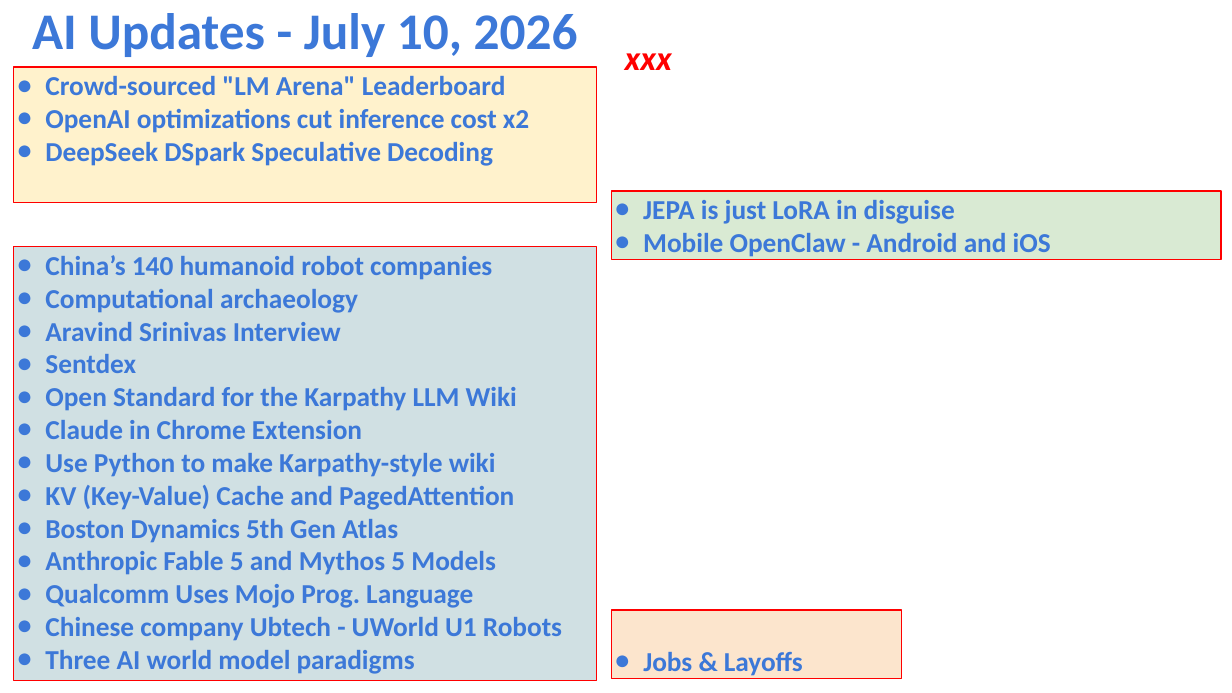
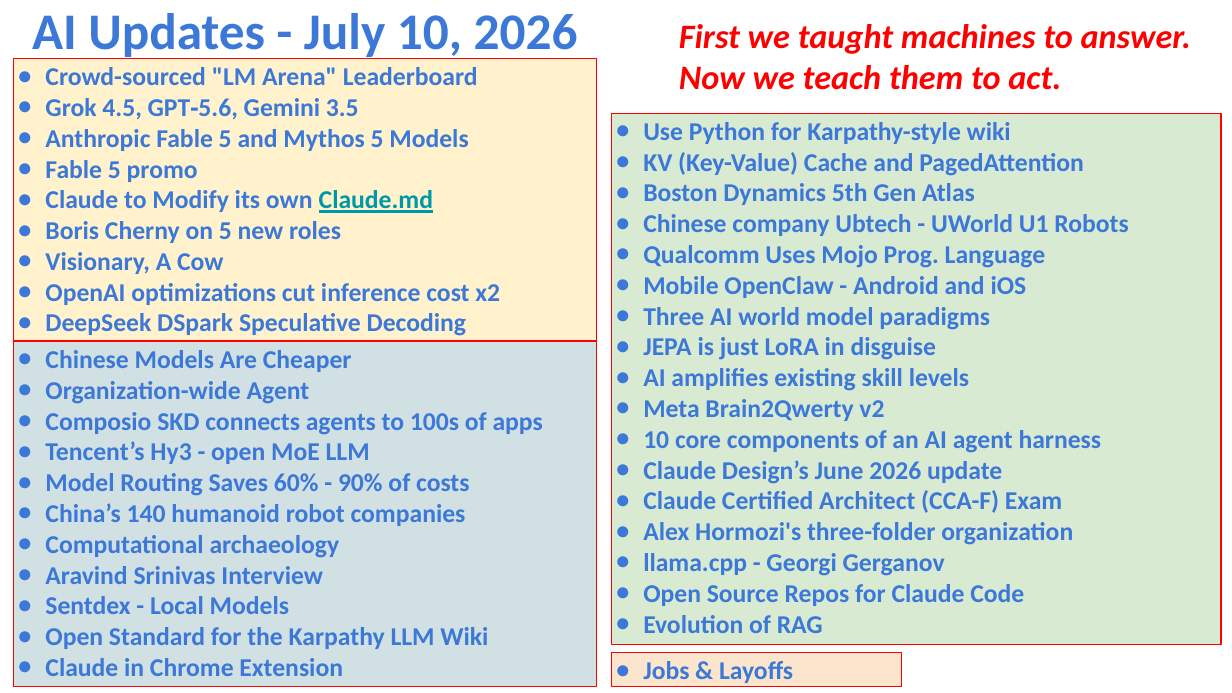
Before and after one commit to lselector/seminar, a slide deck: slide 1 of 2026/2026-07-10-AI-Updates.pptx. Drawn at 1232x693 pixels with LibreOffice and Linux fonts; fonts in the diff are those of the drawing. Boxes give left, top, right and bottom in pixels: in the first picture for what was removed or moved away, otherwise in the second. Text is boxed around its words. In the diff, an @@ line names an element or a change of style, - is before the commit and + after.

Commit message:
update

```diff
--- a/2026/2026-07-10-AI-Updates.pptx
+++ b/2026/2026-07-10-AI-Updates.pptx
@@ text at bbox=[679, 24, 1192, 90]: text changed @@
-xxx
+First we taught machines to answer. Now we teach them to act.
@@ rectangle "Crowd-sourced "LM Arena" Leaderboard": place and size @@
-rectangle "Crowd-sourced "LM Arena" Leaderboard" at bbox=[14, 68, 598, 203]
+rectangle "Crowd-sourced "LM Arena" Leaderboard" at bbox=[14, 59, 598, 341]
@@ text in rectangle at bbox=[45, 67, 500, 336]: size 16 to 15 pt in "Crowd-sourced "LM Arena" Leaderboard", "OpenAI optimizations cut inference cost x2", "DeepSeek DSpark Speculative Decoding"; indent changed @@
@@ text in rectangle at bbox=[45, 98, 468, 274]: paragraphs added @@
+● Grok 4.5, GPT‑5.6, Gemini 3.5
+● Anthropic Fable 5 and Mythos 5 Models
+● Fable 5 promo
+● Claude to Modify its own Claude.md
+● Boris Cherny on 5 new roles
+● Visionary, A Cow
@@ rectangle "Use Python for Karpathy-style wiki": place and size @@
-rectangle "Use Python for Karpathy-style wiki" at bbox=[611, 191, 1221, 260]
+rectangle "Use Python for Karpathy-style wiki" at bbox=[611, 113, 1221, 644]
@@ text in rectangle at bbox=[643, 122, 1128, 330]: paragraphs added @@
+● Use Python for Karpathy-style wiki
+● KV (Key-Value) Cache and PagedAttention
+● Boston Dynamics 5th Gen Atlas
+● Chinese company Ubtech - UWorld U1 Robots
+● Qualcomm Uses Mojo Prog. Language
+● Mobile OpenClaw - Android and iOS
+● Three AI world model paradigms
@@ rectangle "Chinese Models Are Cheaper": place and size @@
-rectangle "Chinese Models Are Cheaper" at bbox=[14, 246, 598, 680]
+rectangle "Chinese Models Are Cheaper" at bbox=[14, 341, 598, 686]
@@ text in rectangle at bbox=[45, 350, 543, 496]: paragraphs added @@
+● Chinese Models Are Cheaper
+● Organization-wide Agent
+● Composio SKD connects agents to 100s of apps
+● Tencent’s Hy3 - open MoE LLM
+● Model Routing Saves 60% - 90% of costs
@@ text in rectangle at bbox=[643, 337, 937, 360]: size 16 to 15 pt in "JEPA is just LoRA in disguise"; indent changed @@
@@ text in rectangle at bbox=[643, 368, 1102, 633]: text changed; size 16 to 15 pt @@
-● Mobile OpenClaw - Android and iOS
+● AI amplifies existing skill levels
+● Meta Brain2Qwerty v2
+● 10 core components of an AI agent harness
+● Claude Design’s June 2026 update
+● Claude Certified Architect (CCA-F) Exam
+● Alex Hormozi's three-folder organization
+● llama.cpp - Georgi Gerganov
+● Open Source Repos for Claude Code
+● Evolution of RAG
@@ text in rectangle at bbox=[45, 453, 562, 674]: paragraphs removed @@
-● Use Python to make Karpathy-style wiki
-● KV (Key-Value) Cache and PagedAttention
-● Boston Dynamics 5th Gen Atlas
-● Anthropic Fable 5 and Mythos 5 Models
-● Qualcomm Uses Mojo Prog. Language
-● Chinese company Ubtech - UWorld U1 Robots
-● Three AI world model paradigms
@@ text in rectangle at bbox=[45, 503, 488, 676]: size 16 to 15 pt in "China’s 140 humanoid robot companies", "Computational archaeology", "Aravind Srinivas Interview", "Open Standard for the Karpathy LLM Wiki" and 1 more places; indent changed @@
@@ text in rectangle at bbox=[45, 596, 289, 614]: text changed; size 16 to 15 pt @@
-● Sentdex
+● Sentdex - Local Models
@@ rectangle "Jobs & Layoffs": place and size @@
-rectangle "Jobs & Layoffs" at bbox=[611, 610, 902, 679]
+rectangle "Jobs & Layoffs" at bbox=[611, 653, 902, 686]
@@ rectangle "Jobs & Layoffs" at bbox=[611, 653, 902, 686]: size 16 to 15 pt; indent changed @@
```
Also in this commit, not shown: 10 other slides changed, 11 slides added.
